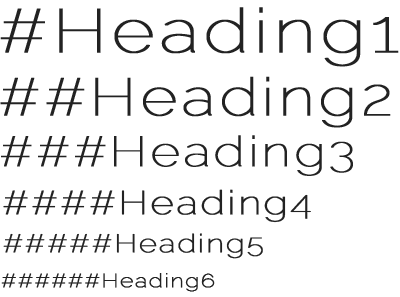
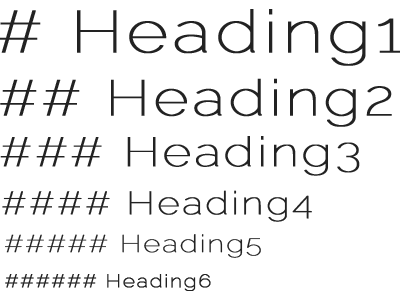
Before/after of a 400×297 layered artwork. What changed in the layer stack:
renamed "######Heading6" to "###### Heading6", painted on it over left=1, top=273, right=215, bottom=292
renamed "#####Heading5" to "##### Heading5", painted on it over left=3, top=233, right=263, bottom=259
renamed "####Heading4" to "#### Heading4", painted on it over left=2, top=189, right=312, bottom=223
renamed "###Heading3" to "### Heading3", painted on it over left=0, top=135, right=360, bottom=176
renamed "##Heading2" to "## Heading2", painted on it over left=0, top=76, right=392, bottom=128
renamed "#Heading1" to "# Heading1", painted on it over left=0, top=7, right=400, bottom=67
